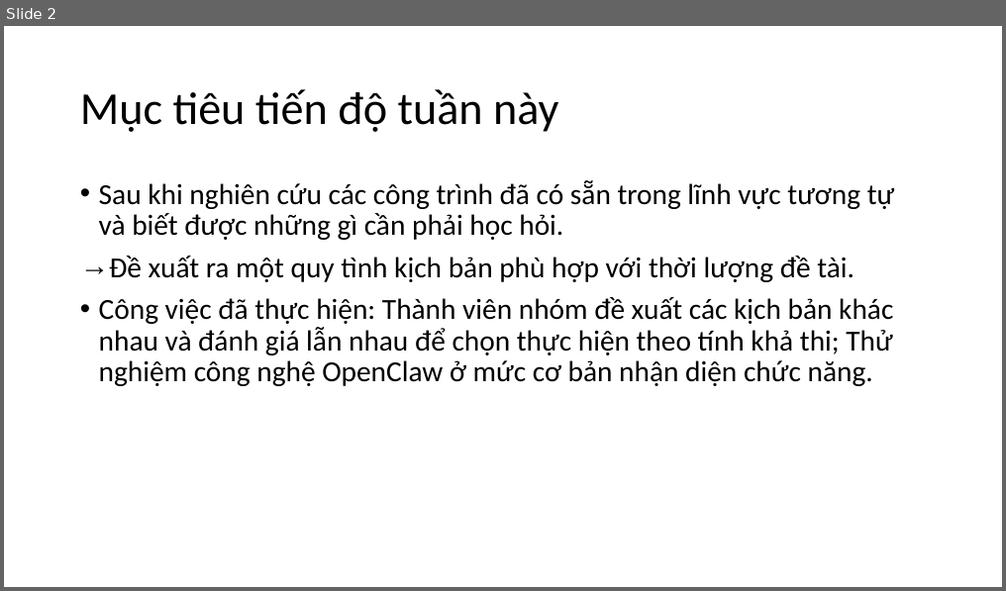
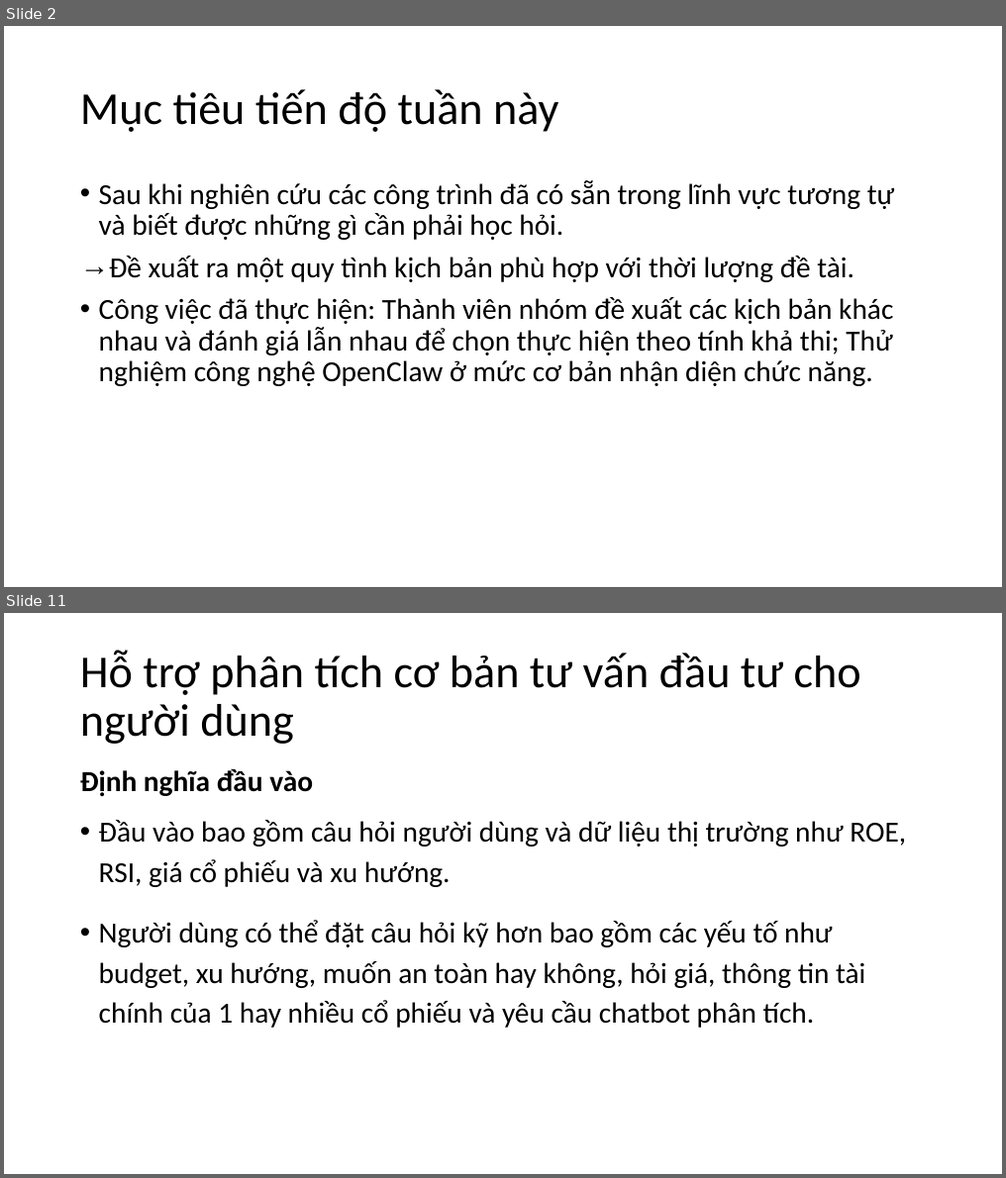
Before and after one commit to CallmeSen/CCNLTHD, a slide deck: Development_Process/Week_10/Report_Progress_Week10.pptx. Shown one above the other, each under a label of ours: slide 2 before the commit, slides 2 and 11 after it; the slides between them are not shown. The pictures are 1006x591 and 1006x1178 pixels, drawn with LibreOffice and Linux fonts; fonts in the diff are those of the drawing. Boxes give left, top, right and bottom in pixels: in the first picture for what was removed or moved away, otherwise in the second. Text is boxed around its words. In the diff, an @@ line names an element or a change of style, - is before the commit and + after.

```diff
--- a/Development_Process/Week_10/Report_Progress_Week10.pptx
+++ b/Development_Process/Week_10/Report_Progress_Week10.pptx
@@ slide 11 added at box(4, 613, 1002, 1174), background #FFFFFF @@
@@ title added at box(80, 650, 861, 744), 44 pt, text #000000 @@
+Hỗ trợ phân tích cơ bản tư vấn đầu tư cho người dùng
@@ text added at box(80, 769, 906, 1028), 28 pt, text #000000 @@
+Định nghĩa đầu vào
+• Đầu vào bao gồm câu hỏi người dùng và dữ liệu thị trường như ROE, RSI, giá cổ phiếu và xu hướng.
+• Người dùng có thể đặt câu hỏi kỹ hơn bao gồm các yếu tố như budget, xu hướng, muốn an toàn hay không, hỏi giá, thông tin tài chính của 1 hay nhiều cổ phiếu và yêu cầu chatbot phân tích.
```
Also in this commit, not shown: 2 slides changed, 15 other slides added, 5 other files.
